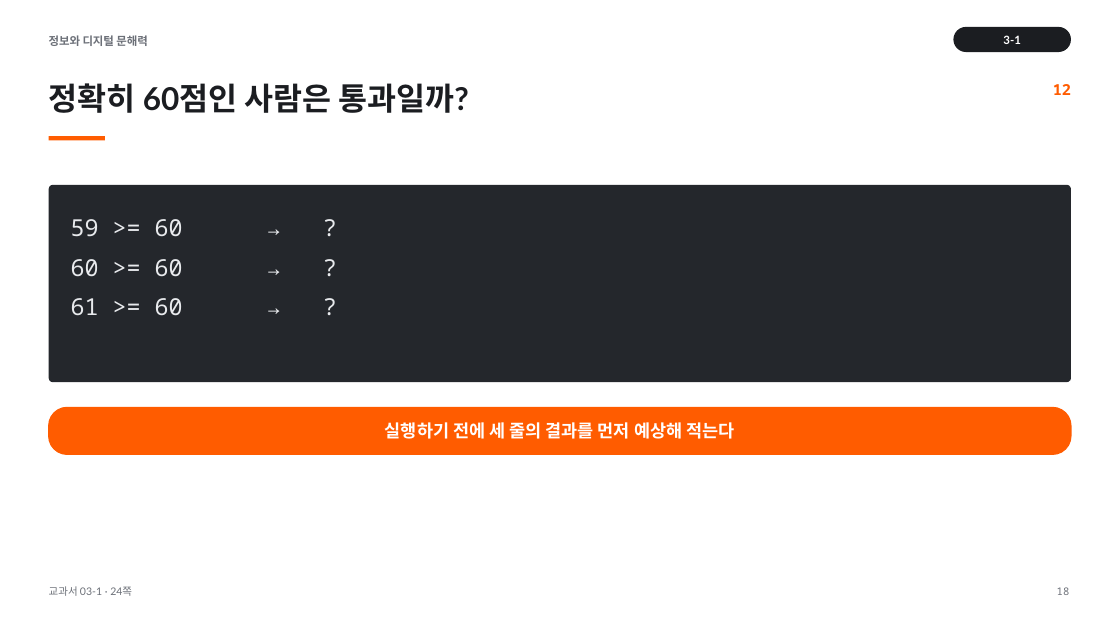
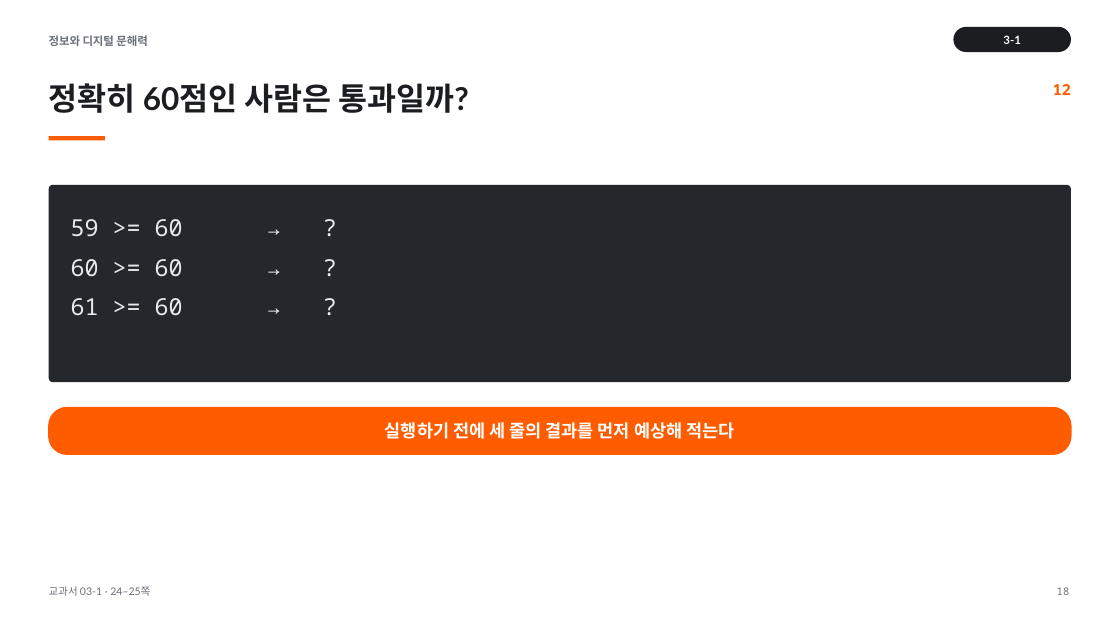
Before and after one commit to cozy819/2026-02__jdh, a slide deck: slide 18 of 03/ppt/03-1_실습_환경_준비와_비교_v1.pptx. Drawn at 1120x630 pixels with LibreOffice and Linux fonts; fonts in the diff are those of the drawing. Boxes give left, top, right and bottom in pixels: in the first picture for what was removed or moved away, otherwise in the second. Text is boxed around its words. In the diff, an @@ line names an element or a change of style, - is before the commit and + after.

```diff
--- a/03/ppt/03-1_실습_환경_준비와_비교_v1.pptx
+++ b/03/ppt/03-1_실습_환경_준비와_비교_v1.pptx
@@ text at [49, 586, 150, 596]: text changed @@
-교과서 03-1 · 24쪽
+교과서 03-1 · 24–25쪽
```
Also in this commit, not shown: 4 other slides changed, 1 slide removed, 3 other files.
